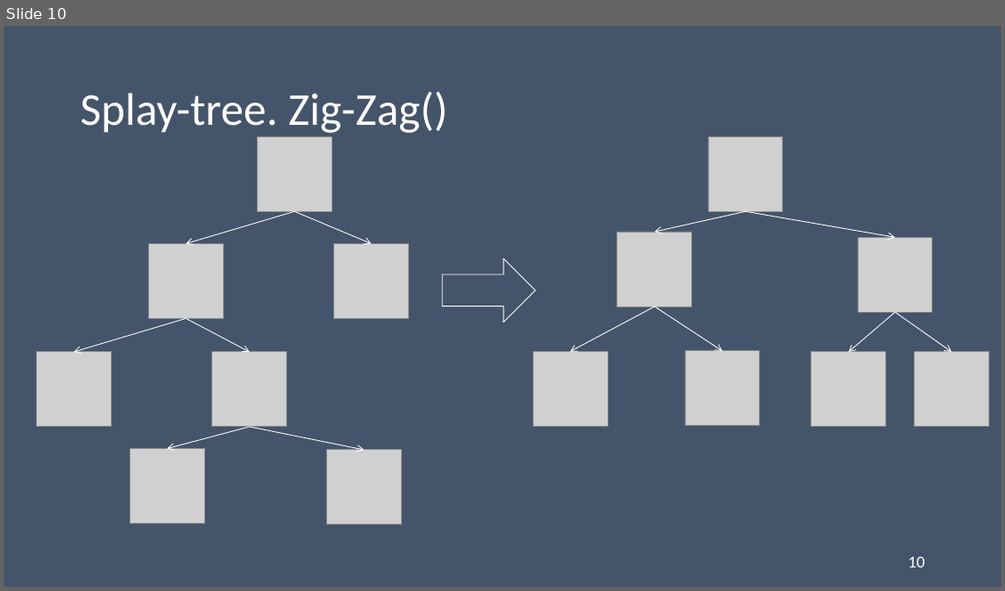
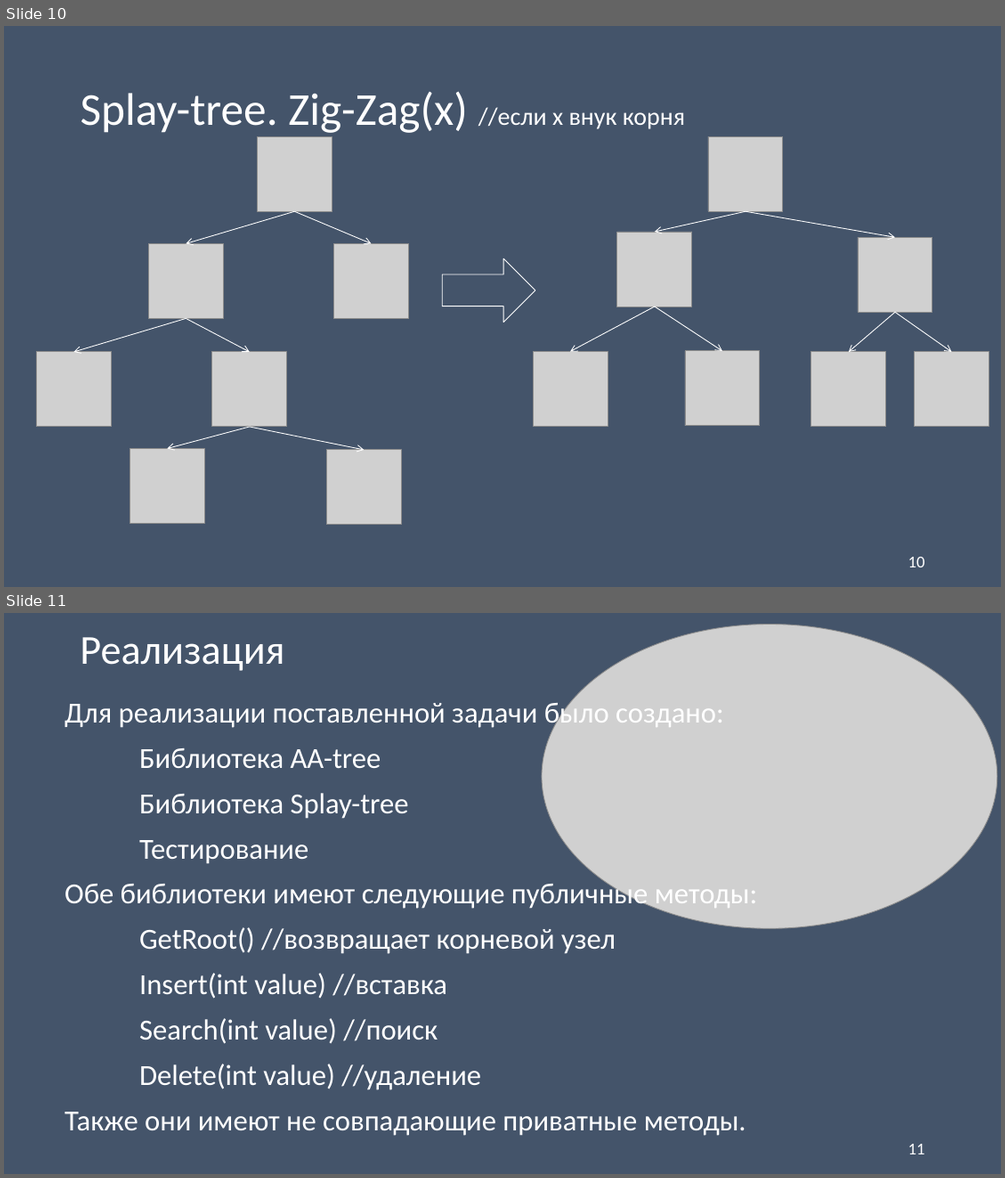
Before and after one commit to Koshkaallmaznaya/algorithms-AA-tree-Splay-tree, a slide deck: Документы/Б9121-09.03.03пикд_Панкратова_презентация.pptx. Shown one above the other, each under a label of ours: slide 10 before the commit, slides 10 and 11 after it. The pictures are 1005x591 and 1005x1178 pixels, drawn with LibreOffice and Linux fonts; fonts in the diff are those of the drawing; grey boxes stand for pictures. Boxes give left, top, right and bottom in pixels: in the first picture for what was removed or moved away, otherwise in the second. Text is boxed around its words. In the diff, an @@ line names an element or a change of style, - is before the commit and + after.

```diff
--- a/Документы/Б9121-09.03.03пикд_Панкратова_презентация.pptx
+++ b/Документы/Б9121-09.03.03пикд_Панкратова_презентация.pptx
@@ slide 11 added at (4, 613, 1001, 1174), background #44546A @@
@@ title added at (80, 637, 284, 671), 39.6 pt, text #FFFFFF @@
+Реализация
@@ picture added at (542, 625, 997, 929) @@
@@ text added at (65, 698, 757, 1135), 28 pt, text #FFFFFF @@
+Для реализации поставленной задачи было создано:
+Библиотека AA-tree
+Библиотека Splay-tree
+Тестирование
+Обе библиотеки имеют следующие публичные методы:
+GetRoot() //возвращает корневой узел
+Insert(int value) //вставка
+Search(int value) //поиск
+Delete(int value) //удаление
+Также они имеют не совпадающие приватные методы.
@@ page number added at (908, 1143, 925, 1154), 16 pt, text #FFFFFF @@
+11
@@ slide 10 changed as well @@
@@ title at (81, 91, 685, 133): text changed @@
-Splay-tree. Zig-Zag()
+Splay-tree. Zig-Zag(x) //если х внук корня
```
Also in this commit, not shown: 9 other slides changed, 3 other slides added, 2 slides removed, 4 other files.
